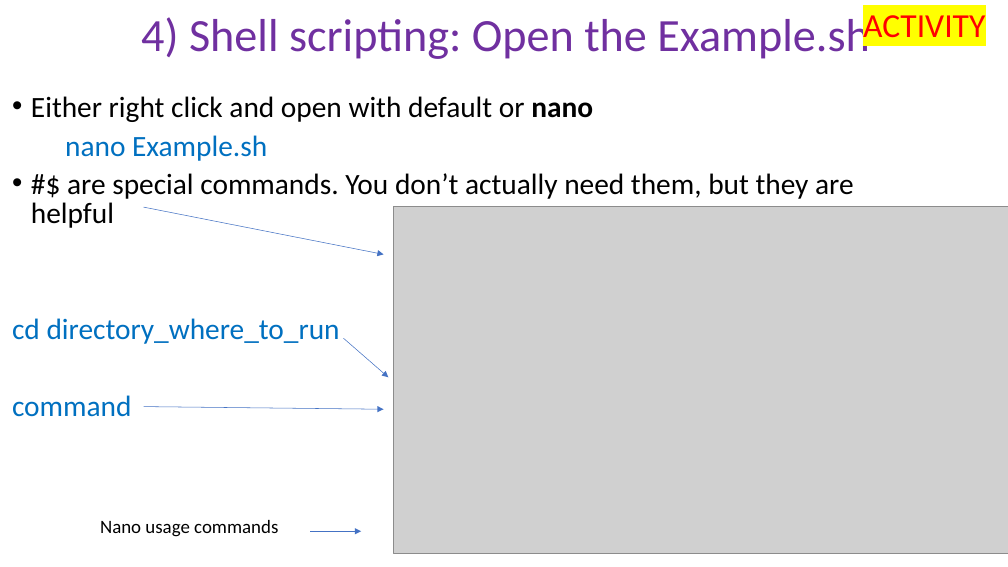
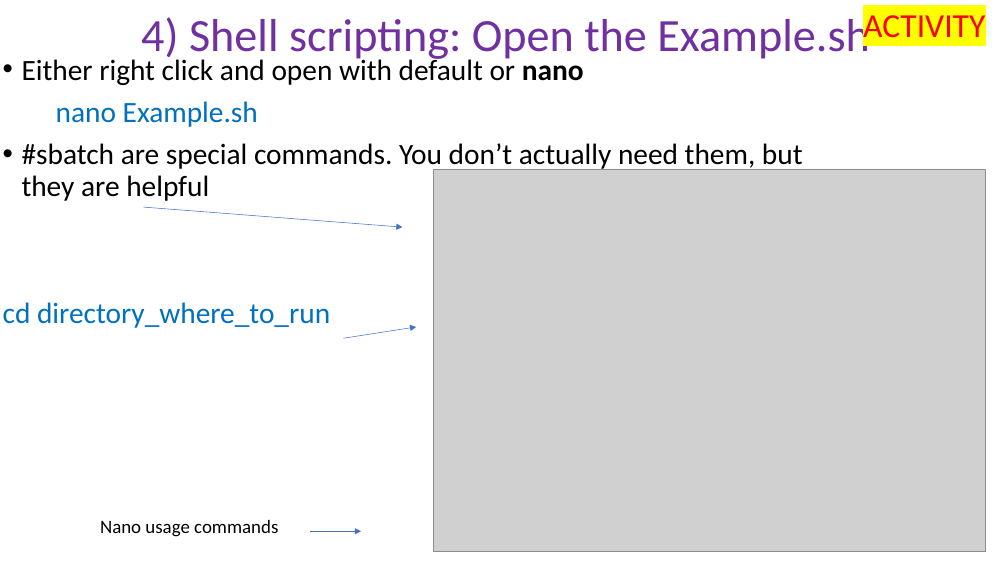
Before and after one commit to peterthorpe5/genome_assembly_workshop, a slide deck: slide 4 of powerpoint/4_Shell_scripting.pptx. Drawn at 1008x567 pixels with LibreOffice and Linux fonts; fonts in the diff are those of the drawing; grey boxes stand for pictures. Boxes give left, top, right and bottom in pixels: in the first picture for what was removed or moved away, otherwise in the second. Text is boxed around its words. In the diff, an @@ line names an element or a change of style, - is before the commit and + after.

```diff
--- a/powerpoint/4_Shell_scripting.pptx
+++ b/powerpoint/4_Shell_scripting.pptx
@@ text "Either right click and open ...": place and size @@
-text "Either right click and open ..." at [12, 96, 854, 417]
+text "Either right click and open ..." at [3, 55, 803, 328]
@@ text at [3, 55, 584, 328]: line spacing 0.8 to 0.9 @@
@@ text at [22, 143, 803, 201]: text changed @@
-• #$ are special commands. You don’t actually need them, but they are helpful
+• #sbatch are special commands. You don’t actually need them, but they are helpful
@@ picture: place and size @@
-picture at [393, 206, 1008, 554]
+picture at [434, 170, 986, 551]
@@ arrow moved from (144, 207) - (383, 255) to (144, 207) - (402, 227) @@
@@ arrow moved from (343, 338) - (389, 377) to (343, 338) - (417, 327) @@
@@ text at [12, 395, 131, 417]: paragraph removed @@
-command
@@ arrow removed from (144, 407) to (383, 409) @@
```
Also in this commit, not shown: 2 other slides changed, 3 slides added, 2 slides removed, 23 other files.
